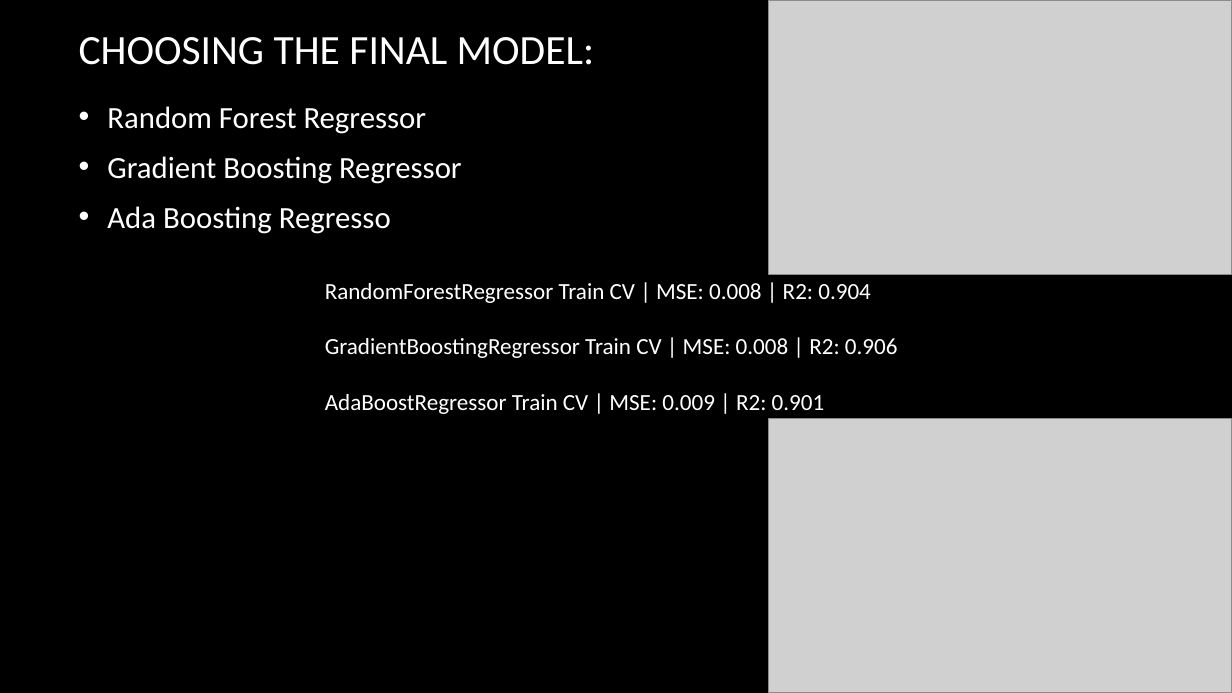
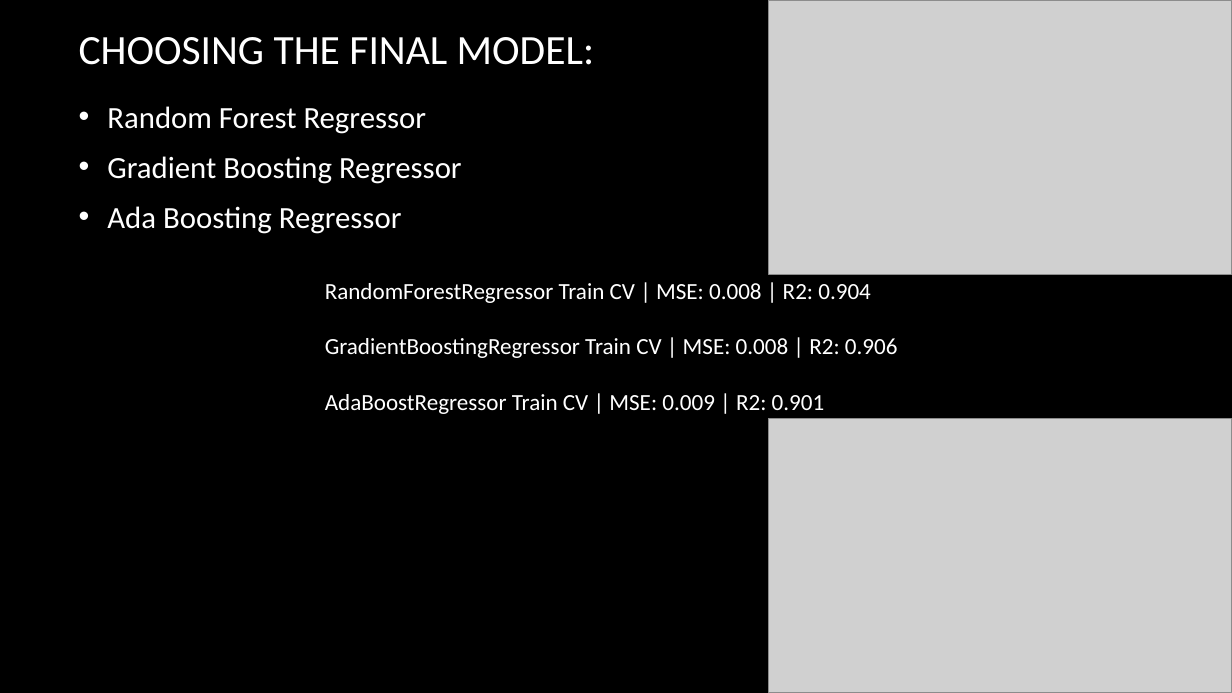
Before and after one commit to drakulic/Capstone, a slide deck: slide 12 of George Drakulic Presentation.pptx. Drawn at 1232x693 pixels with LibreOffice and Linux fonts; fonts in the diff are those of the drawing; grey boxes stand for pictures; background and template pictures are left out. Boxes give left, top, right and bottom in pixels: in the first picture for what was removed or moved away, otherwise in the second. Text is boxed around its words. In the diff, an @@ line names an element or a change of style, - is before the commit and + after.

Commit message:
final presentation

```diff
--- a/George Drakulic Presentation.pptx
+++ b/George Drakulic Presentation.pptx
@@ text at bbox=[107, 206, 402, 234]: text changed @@
-• Ada Boosting Regresso
+• Ada Boosting Regressor
```
Also in this commit, not shown: 7 other slides changed, 2 other files.
